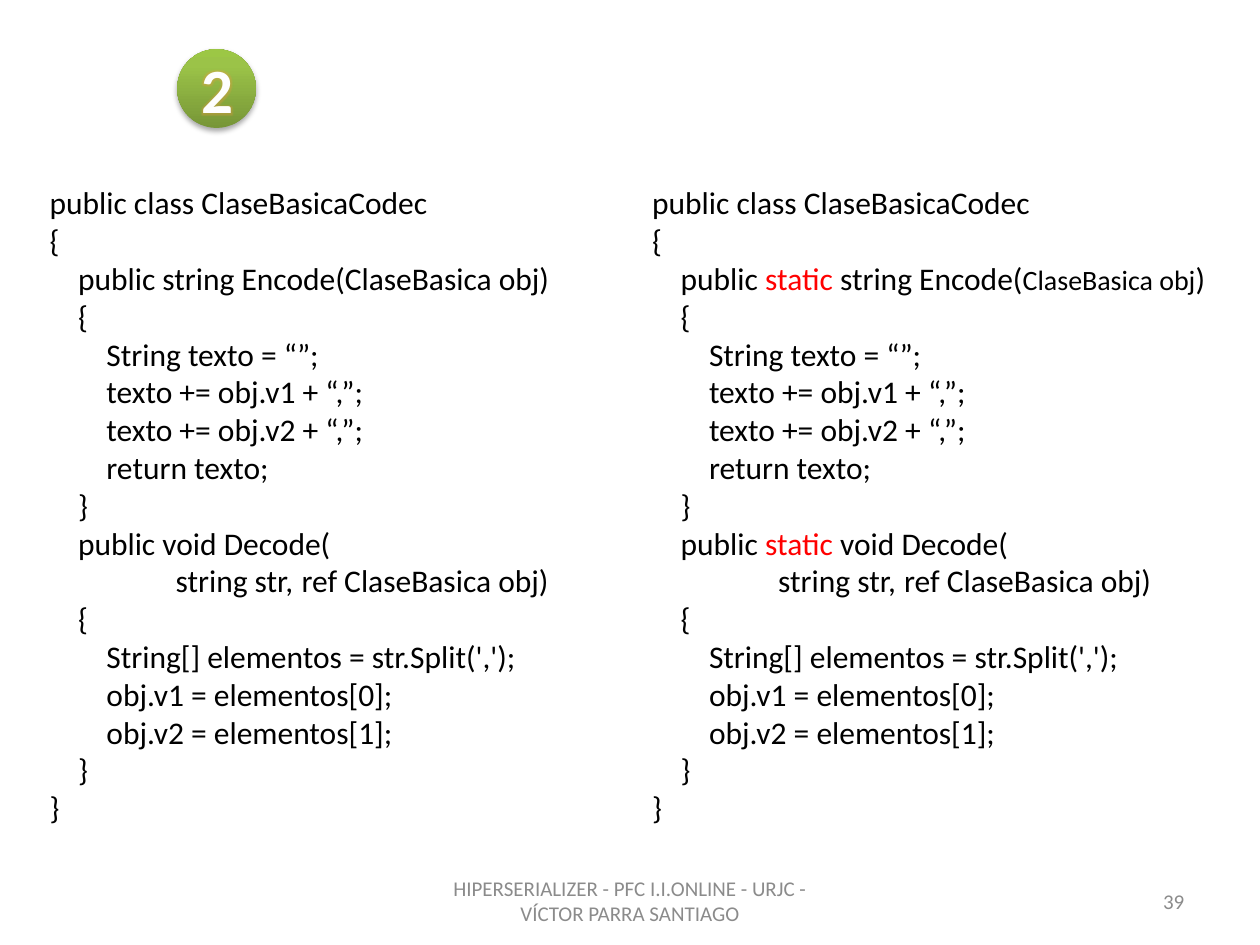
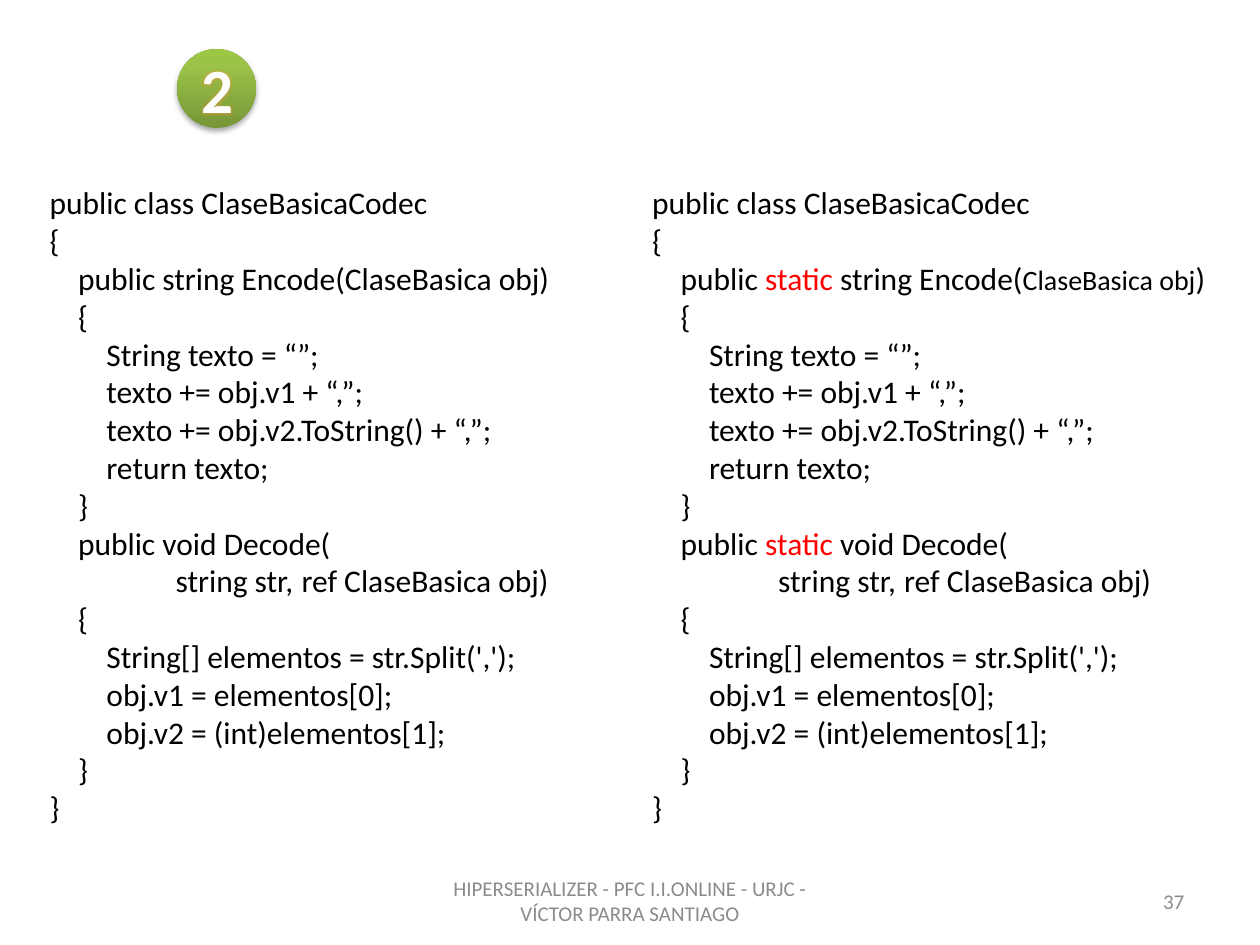
Before and after one commit to vitiparra/ProyectoFinDeCarrera, a slide deck: slide 37 of Memoria/PFC HiperSerializer OK.pptx (slide 39 before the commit). Drawn at 1260x945 pixels with LibreOffice and Linux fonts; fonts in the diff are those of the drawing; background and template pictures are left out. Boxes give left, top, right and bottom in pixels: in the first picture for what was removed or moved away, otherwise in the second. Text is boxed around its words. In the diff, an @@ line names an element or a change of style, - is before the commit and + after.

```diff
--- a/Memoria/PFC HiperSerializer OK.pptx
+++ b/Memoria/PFC HiperSerializer OK.pptx
@@ text at (x1=106, y1=418, x2=424, y2=447): text changed @@
-texto += obj.v2 + “,”;
+texto += obj.v2.ToString() + “,”;
@@ text at (x1=709, y1=418, x2=1027, y2=447): text changed @@
-texto += obj.v2 + “,”;
+texto += obj.v2.ToString() + “,”;
@@ text at (x1=106, y1=721, x2=445, y2=750): text changed @@
-obj.v2 = elementos[1];
+obj.v2 = (int)elementos[1];
@@ text at (x1=709, y1=721, x2=1048, y2=750): text changed @@
-obj.v2 = elementos[1];
+obj.v2 = (int)elementos[1];
@@ page number at (x1=1163, y1=895, x2=1184, y2=909): text changed @@
-39
+37
```
Also in this commit, not shown: 16 other slides changed, 1 slide added, 45 slides removed, 1 other file.
